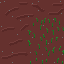
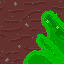
Layered file, before and after one edit (64x64). Changes by layer:
removed layer "specs copy" over [0, 1, 63, 63]
painted on "Background" over [0, 1, 64, 64]
